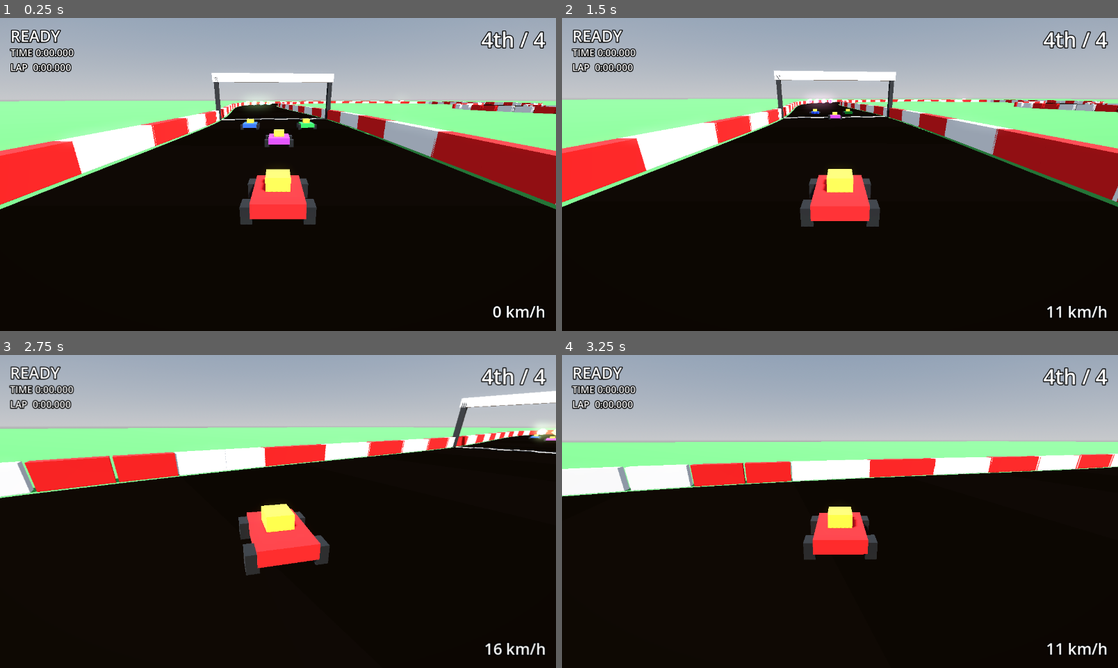
Above: before the commit, frames 1-4 (two rows, left to right).
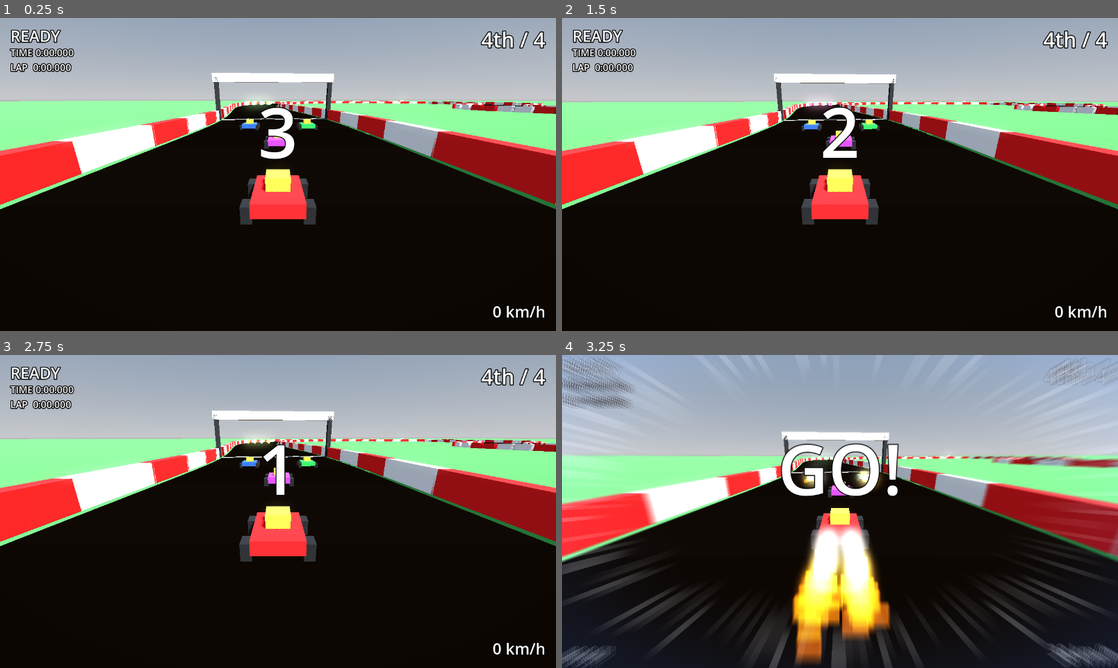
Above: after the commit, the same moments.

Repository: AgentiLoop/GoKart
Game: Godot game, scene res://scenes/main.tscn
Same seed, same stepped clock (60 frames per second), same inputs: the game is played once before the commit and once after it.
Inputs:
- Up to frame 1 (0.25 s): no input
- Up to frame 2 (1.5 s): hold D (steer_right) 0.53-1.28 s; hold Space (drift) 0.53-1.28 s; tap E (use_item) at 0.8, 1.35 s; hold S (brake) from 1.28 s (still down)
- Up to frame 3 (2.75 s): tap Space (drift) at 1.55 s; release S (brake) at 2.03 s; hold D (steer_right) from 2.03 s (still down); hold Space (drift) from 2.03 s (still down); tap E (use_item) at 2.3 s
- Up to frame 4 (3.25 s): release D (steer_right) at 2.78 s; release Space (drift) at 2.78 s; hold W (accelerate) from 2.78 s (still down); tap E (use_item) at 2.85 s; tap Space (drift) at 3.05 s

The runs differ from the first frame. In frame 1, 0.6% of the frame differs, in the area x 43-58%, y 28-46%; in frame 2, 6.6%; in frame 3, 23%; in frame 4, 41%, in the area x 0-100%, y 0-100%.

Commit message:
Start countdown (3-2-1-GO), rocket start boost, frozen karts until GO, tests

Diff:
--- a/scripts/hud.gd
+++ b/scripts/hud.gd
@@ -11,6 +11,7 @@
 var banner_label: Label
 var item_label: Label
 var place_label: Label
+var countdown_label: Label
 
 static func format_time(t: float) -> String:
 	var total_ms := int(round(t * 1000.0))
@@ -35,6 +36,8 @@
 	item_label.size = Vector2(400, 40)
 	place_label = _make_label(Vector2(1000, 16), 48, HORIZONTAL_ALIGNMENT_RIGHT)
 	place_label.custom_minimum_size = Vector2(256, 0)
+	countdown_label = _make_label(Vector2(440, 150), 160, HORIZONTAL_ALIGNMENT_CENTER)
+	countdown_label.size = Vector2(400, 200)
 	banner_label = _make_label(Vector2(340, 280), 72, HORIZONTAL_ALIGNMENT_CENTER)
 	banner_label.size = Vector2(600, 100)
 
@@ -47,6 +50,10 @@
 	l.add_theme_constant_override("outline_size", 8)
 	add_child(l)
 	return l
+
+## Big centre text for the start countdown ("3", "2", "1", "GO!"); empty hides it.
+func show_countdown(text: String) -> void:
+	countdown_label.text = text
 
 func update_hud(tracker, speed: float, boosting: bool, drift_level: int, item := 0, place := "") -> void:
 	place_label.text = place
--- a/scripts/item_manager.gd
+++ b/scripts/item_manager.gd
@@ -126,7 +126,7 @@
 		for id in karts.size():
 			if b.try_take(positions[id]):
 				holders[id].pickup()
-	if Input.is_action_just_pressed("use_item"):
+	if Input.is_action_just_pressed("use_item") and not karts[0].frozen:
 		use_item(0)
 	for id in range(1, karts.size()):
 		var drv = karts[id].driver
--- a/scripts/kart.gd
+++ b/scripts/kart.gd
@@ -15,6 +15,7 @@
 var kart_id := 0
 var track_index := 0
 var tracker = null       # LapTracker
+var frozen := false      # true during the start countdown: no input, no driving
 
 func _ready() -> void:
 	var col := CollisionShape3D.new()
@@ -50,12 +51,17 @@
 	var brake := Input.get_action_strength("brake")
 	var steer := Input.get_action_strength("steer_right") - Input.get_action_strength("steer_left")
 	var drift_held := Input.is_action_pressed("drift")
-	if driver != null:
+	if driver != null and not frozen:
 		var d: Dictionary = driver.decide(delta, global_position, heading, model.speed, not model.is_spinning())
 		throttle = d.throttle
 		brake = d.brake
 		steer = d.steer
 		drift_held = d.drift
+	if frozen:
+		throttle = 0.0
+		brake = 0.0
+		steer = 0.0
+		drift_held = false
 	heading += model.step(delta, throttle, brake, steer, drift_held)
 	var target_slide := -model.drift_direction * 0.45 if model.drifting else 0.0
 	drift_slide = lerpf(drift_slide, target_slide, clampf(10.0 * delta, 0.0, 1.0))
--- a/scripts/main.gd
+++ b/scripts/main.gd
@@ -10,9 +10,12 @@
 const ItemManager := preload("res://scripts/item_manager.gd")
 const AiDriver := preload("res://scripts/ai_driver.gd")
 const RaceRanking := preload("res://scripts/race_ranking.gd")
+const RaceStart := preload("res://scripts/race_start.gd")
 
 const OFFROAD_SCALE := 0.5
 const PAD_BOOST_TIME := 1.2
+## Rocket-start boost durations the AI karts get at GO (by AI_SPECS order; 0 = a bad start).
+const AI_START_BOOSTS := [0.9, 0.5, 0.0]
 ## AI grid: [samples before the player's slot (negative = ahead), lane offset, speed scale, body colour]
 const AI_SPECS := [
 	[-6, -3.0, 0.97, Color(0.15, 0.3, 0.95)],
@@ -29,6 +32,7 @@
 var items
 var kart_index := 0
 var karts: Array = []   # karts[0] is the player
+var race_start := RaceStart.new()
 
 func _ready() -> void:
 	var env := WorldEnvironment.new()
@@ -106,19 +110,35 @@
 	add_child(speed_fx)
 	hud = Hud.new()
 	add_child(hud)
+	for k in karts:
+		k.frozen = true
+	race_start.go.connect(_on_go)
+
+func _on_go() -> void:
+	for i in karts.size():
+		karts[i].frozen = false
+	var b := race_start.start_boost()
+	if b > 0.0:
+		kart.model.apply_boost(b, 1)
+	for i in range(1, karts.size()):
+		var ab: float = AI_START_BOOSTS[(i - 1) % AI_START_BOOSTS.size()]
+		if ab > 0.0:
+			karts[i].model.apply_boost(ab, 1)
 
 func _back() -> Vector3:
 	return Vector3(sin(kart.heading), 0, cos(kart.heading))
 
 func _physics_process(delta: float) -> void:
 	var data: TrackData = track.data
+	race_start.update(delta, Input.is_action_pressed("accelerate"))
 	var progresses: Array = []
 	var finish_times: Array = []
 	for k in karts:
 		var kp: Vector3 = k.global_position
 		k.track_index = data.nearest_index(kp, k.track_index)
 		k.model.surface_scale = 1.0 if data.is_on_road(kp, k.track_index) else OFFROAD_SCALE
-		k.tracker.update(delta, k.track_index)
+		if race_start.started:
+			k.tracker.update(delta, k.track_index)
 		if data.pad_at(kp) != null:
 			k.model.apply_boost(PAD_BOOST_TIME, 1)
 		var frac: float = (kp - data.points[k.track_index]).dot(data.tangents[k.track_index]) / data.spacing
@@ -127,6 +147,7 @@
 	kart_index = kart.track_index
 	var place := RaceRanking.rank_of(0, progresses, finish_times)
 	hud.update_hud(tracker, kart.model.speed, kart.model.is_boosting(), kart.model.drift_level, items.holder.display_item(items.time), Hud.place_text(place, karts.size()))
+	hud.show_countdown(race_start.label())
 
 func _process(delta: float) -> void:
 	var target := kart.global_position + _back() * 6.0 + Vector3(0, 3.0, 0)
--- /dev/null
+++ b/scripts/race_start.gd
@@ -0,0 +1,56 @@
+extends RefCounted
+## Start countdown (3-2-1-GO) and the Mario Kart style rocket start.
+## Pressing the throttle in the last BOOST_WINDOW seconds before GO gives a start boost
+## (stronger the closer to GO). Holding it from earlier, or never pressing, gives none.
+
+signal go
+
+const COUNT_TIME := 3.0
+const BOOST_WINDOW := 0.8
+const MAX_BOOST := 1.2
+const MIN_BOOST := 0.4
+const GO_SHOW_TIME := 1.0
+
+var remaining := COUNT_TIME
+var started := false
+var since_go := 0.0
+var _press_remaining := -1.0    # countdown value when the throttle was pressed (-1 = not held)
+var _was_held := false
+var _held_from_early := false
+
+## Throttle press timing -> boost duration in seconds (0 = none / too early).
+static func boost_for_press(remaining_at_press: float) -> float:
+	if remaining_at_press < 0.0 or remaining_at_press > BOOST_WINDOW:
+		return 0.0
+	return lerpf(MAX_BOOST, MIN_BOOST, remaining_at_press / BOOST_WINDOW)
+
+## Advance the clock. Returns true on the frame GO happens.
+func update(delta: float, throttle_held: bool) -> bool:
+	if started:
+		since_go += delta
+		return false
+	if throttle_held and not _was_held:
+		_press_remaining = remaining
+	elif not throttle_held:
+		_press_remaining = -1.0
+	_was_held = throttle_held
+	remaining -= delta
+	if remaining <= 0.0:
+		remaining = 0.0
+		started = true
+		go.emit()
+		return true
+	return false
+
+## Boost the player earns for the moment they pressed the throttle (call after GO).
+func start_boost() -> float:
+	return boost_for_press(_press_remaining)
+
+func is_counting() -> bool:
+	return not started
+
+## Big on-screen text: "3", "2", "1", then "GO!" for a moment.
+func label() -> String:
+	if not started:
+		return str(int(ceil(remaining)))
+	return "GO!" if since_go < GO_SHOW_TIME else ""
--- /dev/null
+++ b/tests/test_start.gd
@@ -0,0 +1,75 @@
+extends RefCounted
+
+const RaceStart := preload("res://scripts/race_start.gd")
+const KartPhysics := preload("res://scripts/kart_physics.gd")
+var runner
+
+const DT := 1.0 / 60.0
+
+func _run_until_go(rs, hold_from: float) -> void:
+	# hold the throttle once remaining <= hold_from (-1 = never)
+	while not rs.started:
+		rs.update(DT, hold_from >= 0.0 and rs.remaining <= hold_from)
+
+func test_countdown_labels_and_go() -> void:
+	var rs := RaceStart.new()
+	runner.check(rs.label() == "3", rs.label())
+	rs.update(1.0, false)
+	runner.check(rs.label() == "2", rs.label())
+	rs.update(1.0, false)
+	runner.check(rs.label() == "1", rs.label())
+	runner.check(rs.is_counting() and not rs.started)
+	rs.update(1.0, false)
+	runner.check(rs.started and not rs.is_counting())
+	runner.check(rs.label() == "GO!", rs.label())
+	rs.update(1.5, false)
+	runner.check(rs.label() == "", rs.label())
+
+func test_go_signal_fires_once() -> void:
+	var rs := RaceStart.new()
+	var count := [0]
+	rs.go.connect(func(): count[0] += 1)
+	for i in 400:
+		rs.update(DT, false)
+	runner.check(count[0] == 1, "count=%d" % count[0])
+
+func test_boost_curve() -> void:
+	runner.check(RaceStart.boost_for_press(-1.0) == 0.0)
+	runner.check(RaceStart.boost_for_press(2.0) == 0.0)
+	runner.check(RaceStart.boost_for_press(RaceStart.BOOST_WINDOW + 0.01) == 0.0)
+	runner.check(is_equal_approx(RaceStart.boost_for_press(0.0), RaceStart.MAX_BOOST))
+	runner.check(is_equal_approx(RaceStart.boost_for_press(RaceStart.BOOST_WINDOW), RaceStart.MIN_BOOST))
+	runner.check(RaceStart.boost_for_press(0.1) > RaceStart.boost_for_press(0.5))
+
+func test_perfect_press_gives_boost() -> void:
+	var rs := RaceStart.new()
+	_run_until_go(rs, 0.3)
+	var b := rs.start_boost()
+	runner.check(b > RaceStart.MIN_BOOST and b <= RaceStart.MAX_BOOST, "b=%f" % b)
+
+func test_early_hold_and_no_press_give_nothing() -> void:
+	var early := RaceStart.new()
+	_run_until_go(early, 2.0)
+	runner.check(early.start_boost() == 0.0, "early=%f" % early.start_boost())
+	var none := RaceStart.new()
+	_run_until_go(none, -1.0)
+	runner.check(none.start_boost() == 0.0)
+
+func test_release_and_repress_counts_latest_press() -> void:
+	var rs := RaceStart.new()
+	rs.update(1.0, true)    # pressed way too early
+	rs.update(1.0, false)   # released
+	rs.update(0.9, false)
+	rs.update(0.05, true)   # re-pressed at remaining 0.1
+	rs.update(0.1, true)
+	runner.check(rs.started)
+	runner.check(rs.start_boost() > 1.0, "b=%f" % rs.start_boost())
+
+func test_start_boost_speeds_kart_up() -> void:
+	var boosted := KartPhysics.new()
+	var plain := KartPhysics.new()
+	boosted.apply_boost(RaceStart.MAX_BOOST, 1)
+	for i in 60:
+		boosted.step(DT, 1.0, 0.0, 0.0, false)
+		plain.step(DT, 1.0, 0.0, 0.0, false)
+	runner.check(boosted.speed > plain.speed, "%f vs %f" % [boosted.speed, plain.speed])
Not shown, changed: .agent/autopilot/progress.md
